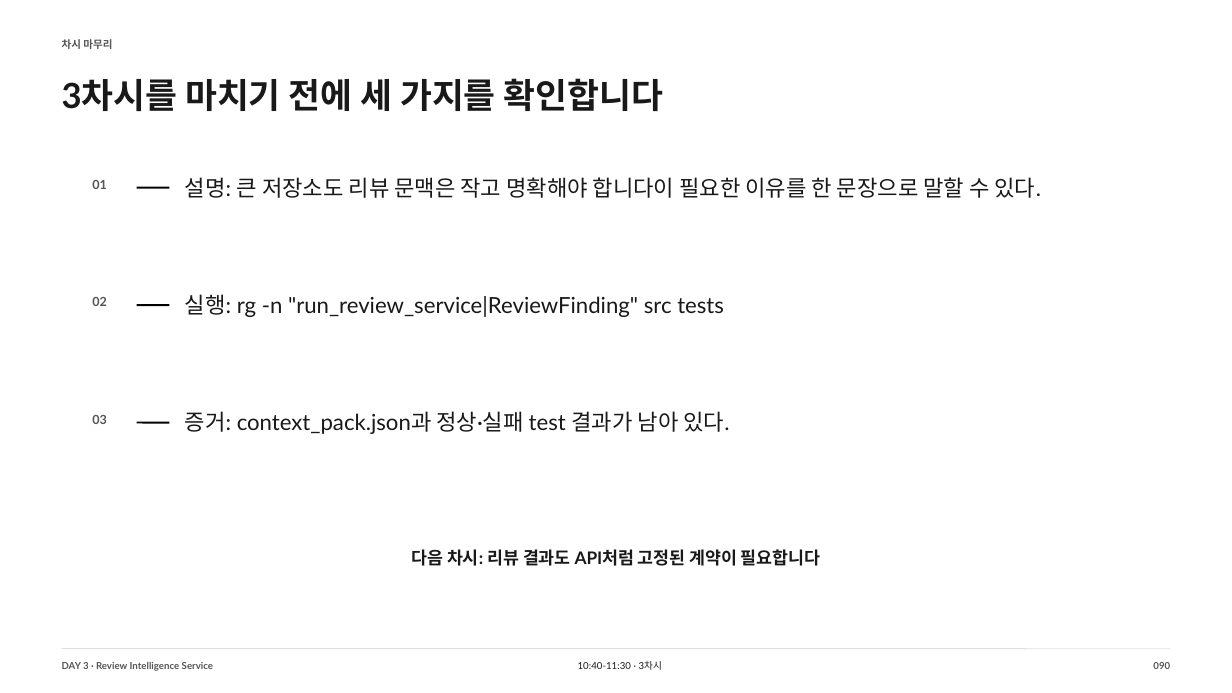
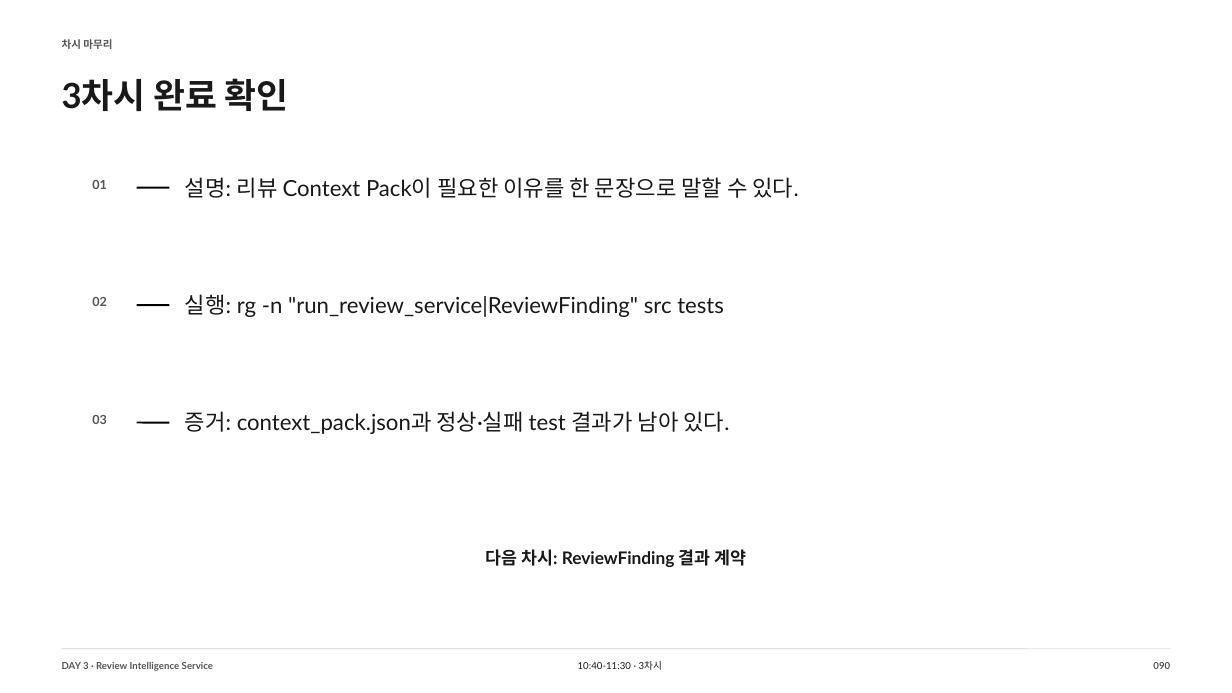
Before and after one commit to smilesjcha/llm-agent-and-workflow-automation, a slide deck: slide 90 of slides/IPA_LLM_Agent_업무자동화_Day3_MUSINSA_DRAFT_240p.pptx. Drawn at 1232x693 pixels with LibreOffice and Linux fonts; fonts in the diff are those of the drawing. Boxes give left, top, right and bottom in pixels: in the first picture for what was removed or moved away, otherwise in the second. Text is boxed around its words. In the diff, an @@ line names an element or a change of style, - is before the commit and + after.

```diff
--- a/slides/IPA_LLM_Agent_업무자동화_Day3_MUSINSA_DRAFT_240p.pptx
+++ b/slides/IPA_LLM_Agent_업무자동화_Day3_MUSINSA_DRAFT_240p.pptx
@@ text at [62, 78, 289, 111]: text changed @@
-3차시를 마치기 전에 세 가지를 확인합니다
+3차시 완료 확인
@@ text at [185, 177, 798, 198]: text changed @@
-설명: 큰 저장소도 리뷰 문맥은 작고 명확해야 합니다이 필요한 이유를 한 문장으로 말할 수 있다.
+설명: 리뷰 Context Pack이 필요한 이유를 한 문장으로 말할 수 있다.
@@ text at [486, 549, 746, 567]: text changed @@
-다음 차시: 리뷰 결과도 API처럼 고정된 계약이 필요합니다
+다음 차시: ReviewFinding 결과 계약
```
Also in this commit, not shown: 239 other slides changed, 7 other files.
